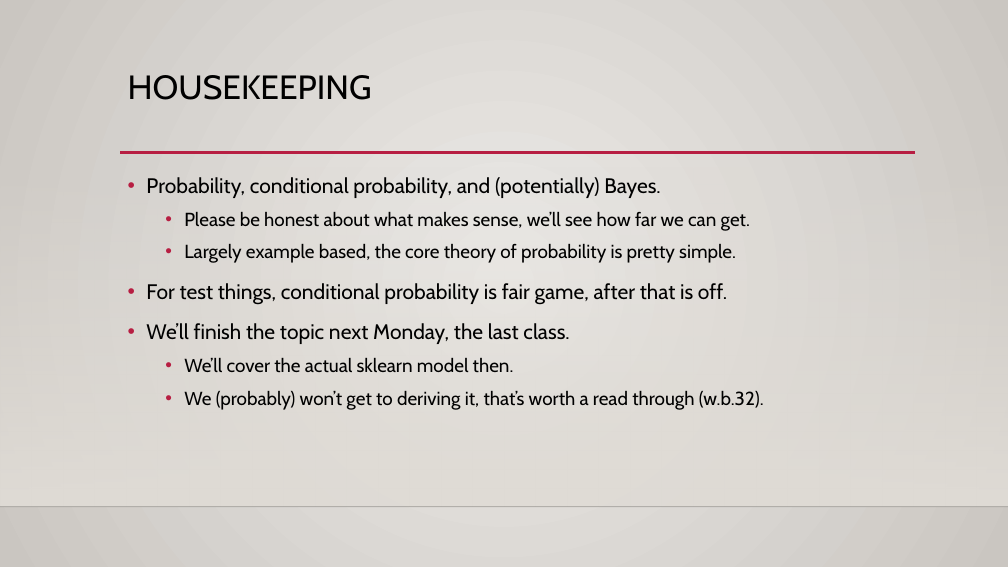
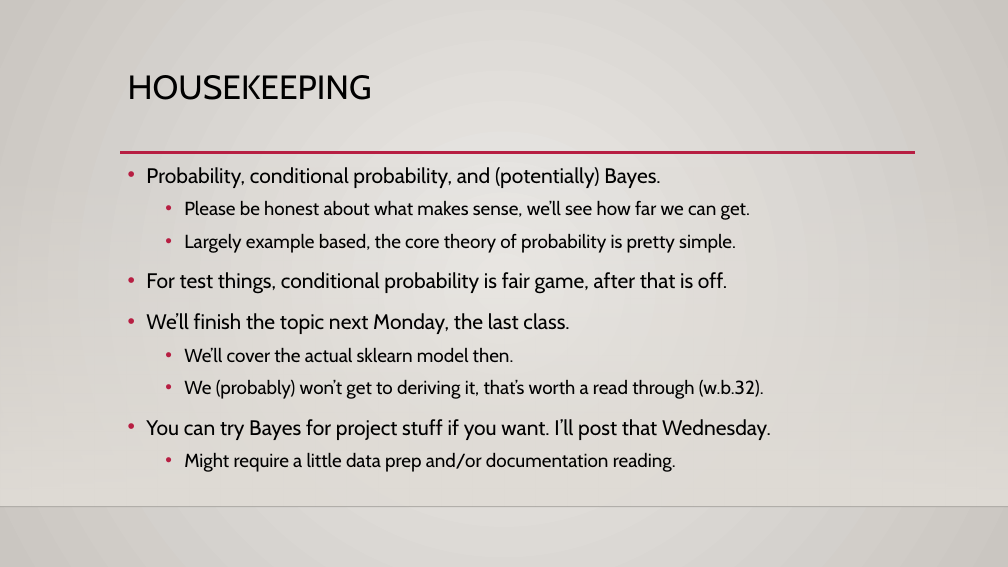
Before and after one commit to AkeemSemperDataScience/Basic_Stats_in_Python_Student_Repository, a slide deck: slide 2 of reference_material/slides/025_Bayes.pptx (slide 1 before the commit). Drawn at 1008x567 pixels with LibreOffice and Linux fonts; fonts in the diff are those of the drawing; background and template pictures are left out. Boxes give left, top, right and bottom in pixels: in the first picture for what was removed or moved away, otherwise in the second. Text is boxed around its words. In the diff, an @@ line names an element or a change of style, - is before the commit and + after.

```diff
--- a/reference_material/slides/025_Bayes.pptx
+++ b/reference_material/slides/025_Bayes.pptx
@@ text "Probability, conditional probability, and (potentially) ...": place and size @@
-text "Probability, conditional probability, and (potentially) ..." at [146,177,764,410]
+text "Probability, conditional probability, and (potentially) ..." at [146,167,771,472]
@@ text at [146,419,771,472]: paragraphs added @@
+• You can try Bayes for project stuff if you want. I’ll post that Wednesday.
+  • Might require a little data prep and/or documentation reading.
```
Also in this commit, not shown: 10 other slides changed, 22 slides added, 3 other files.
